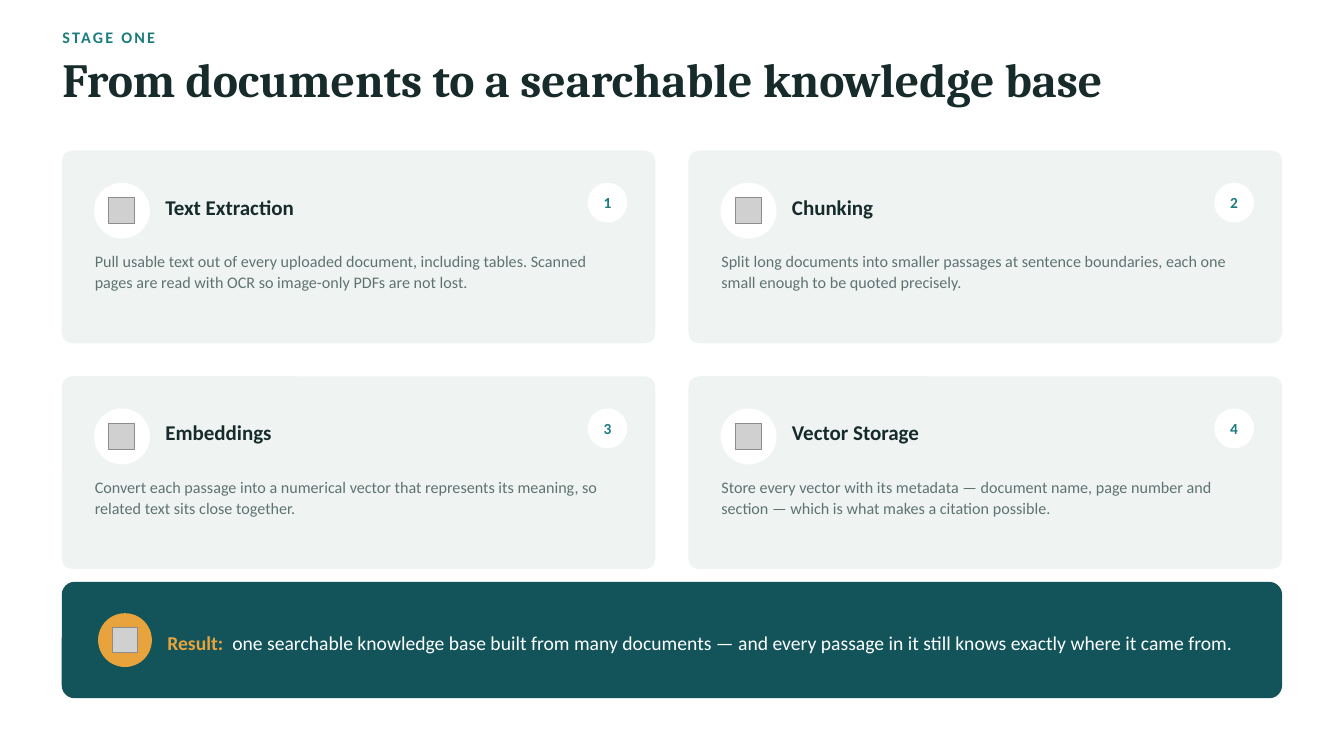
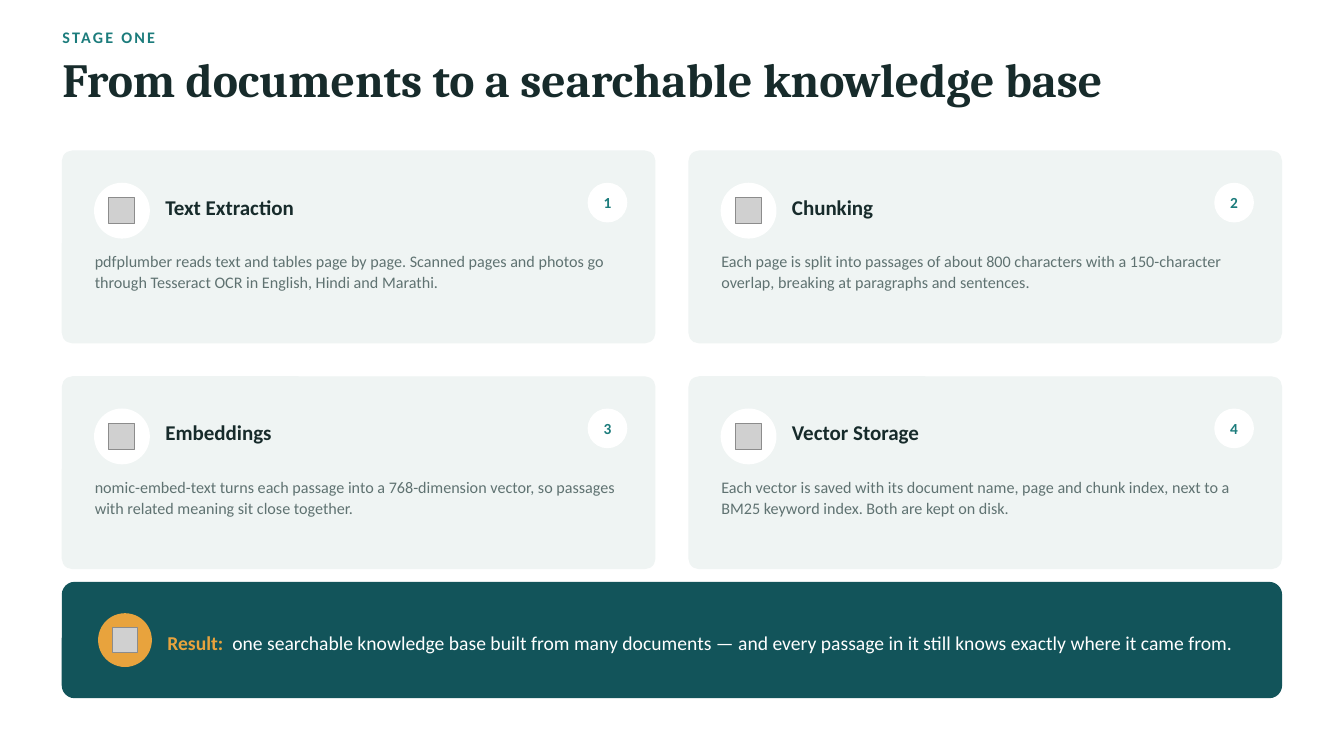
Before and after one commit to Roshan-w/Rag_AI, a slide deck: slide 6 of frontend/public/Multi-Document-RAG-with-Citations.pptx. Drawn at 1344x756 pixels with LibreOffice and Linux fonts; fonts in the diff are those of the drawing; grey boxes stand for pictures. Boxes give left, top, right and bottom in pixels: in the first picture for what was removed or moved away, otherwise in the second. Text is boxed around its words. In the diff, an @@ line names an element or a change of style, - is before the commit and + after.

```diff
--- a/frontend/public/Multi-Document-RAG-with-Citations.pptx
+++ b/frontend/public/Multi-Document-RAG-with-Citations.pptx
@@ text at (x1=95, y1=256, x2=604, y2=291): text changed @@
-Pull usable text out of every uploaded document, including tables. Scanned pages are read with OCR so image-only PDFs are not lost.
+pdfplumber reads text and tables page by page. Scanned pages and photos go through Tesseract OCR in English, Hindi and Marathi.
@@ text at (x1=721, y1=256, x2=1221, y2=291): text changed @@
-Split long documents into smaller passages at sentence boundaries, each one small enough to be quoted precisely.
+Each page is split into passages of about 800 characters with a 150-character overlap, breaking at paragraphs and sentences.
@@ text at (x1=95, y1=482, x2=614, y2=517): text changed @@
-Convert each passage into a numerical vector that represents its meaning, so related text sits close together.
+nomic-embed-text turns each passage into a 768-dimension vector, so passages with related meaning sit close together.
@@ text at (x1=721, y1=482, x2=1230, y2=517): text changed @@
-Store every vector with its metadata — document name, page number and section — which is what makes a citation possible.
+Each vector is saved with its document name, page and chunk index, next to a BM25 keyword index. Both are kept on disk.
```
Also in this commit, not shown: 5 other slides changed, 1 slide added, 13 other files.
